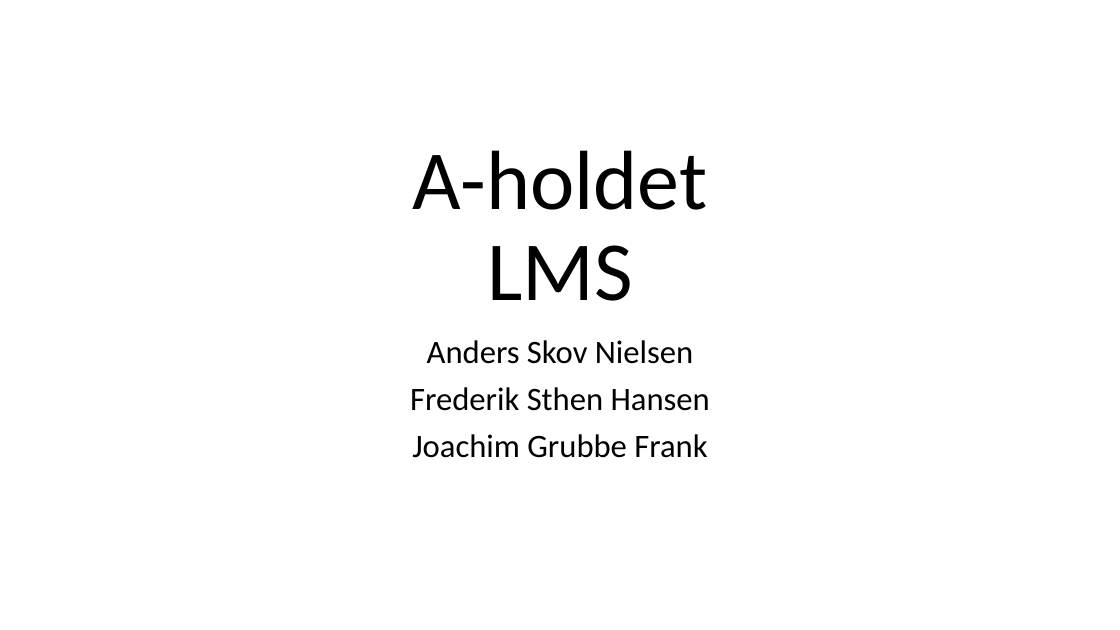
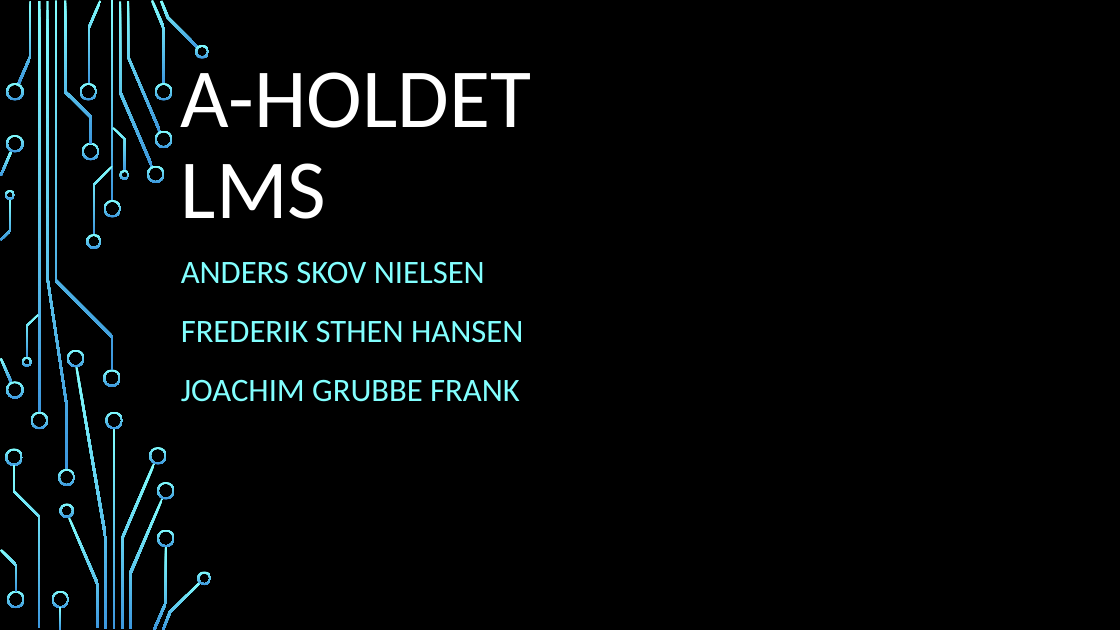
Before and after one commit to AndersSkovNielsen/LightManagement, a slide deck: slide 1 of Eksamen powerpoint.pptx. Drawn at 1120x630 pixels with LibreOffice and Linux fonts; fonts in the diff are those of the drawing; background and template pictures are left out. Boxes give left, top, right and bottom in pixels: in the first picture for what was removed or moved away, otherwise in the second. Text is boxed around its words. In the diff, an @@ line names an element or a change of style, - is before the commit and + after.

```diff
--- a/Eksamen powerpoint.pptx
+++ b/Eksamen powerpoint.pptx
@@ background #FFFFFF to picture (left out) @@
@@ title at box(181, 58, 531, 219): text changed; text colour #000000 to #FFFFFF @@
-A-holdet
-LMS
+A-HOLDET
+LMS
@@ subtitle at box(181, 261, 523, 402): text changed; text colour #000000 to #82FFFF @@
-Anders Skov Nielsen
-Frederik Sthen Hansen
-Joachim Grubbe Frank
+ANDERS SKOV NIELSEN
+FREDERIK STHEN HANSEN
+JOACHIM GRUBBE FRANK
@@ group added at box(0, 0, 212, 630): 50 freeform shapes, 4 rectangles @@
```
Also in this commit, not shown: 8 other slides changed.
